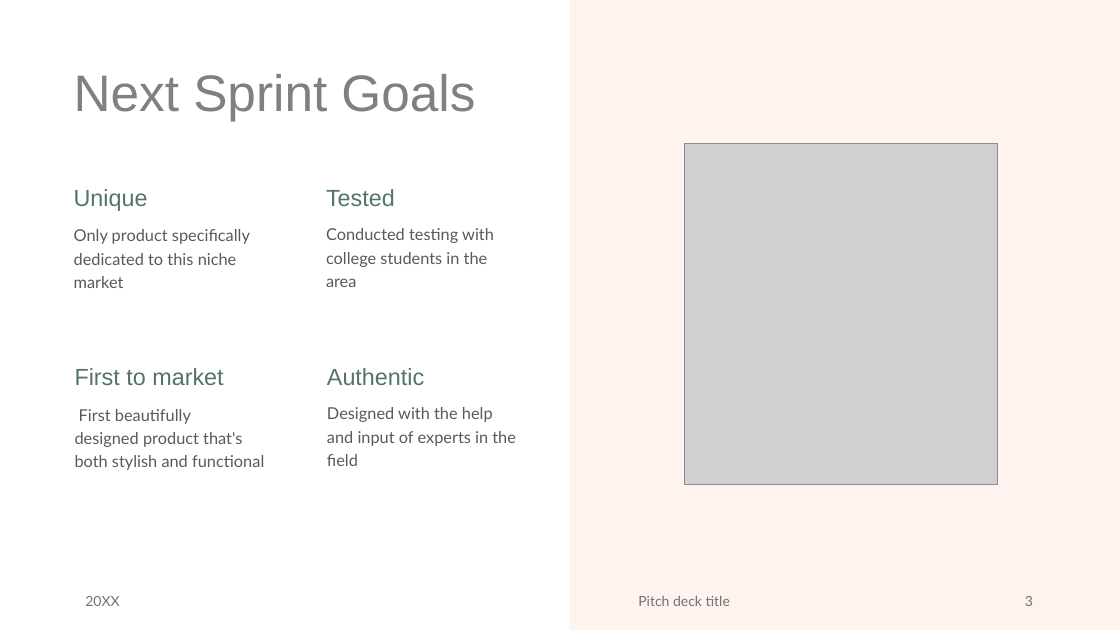
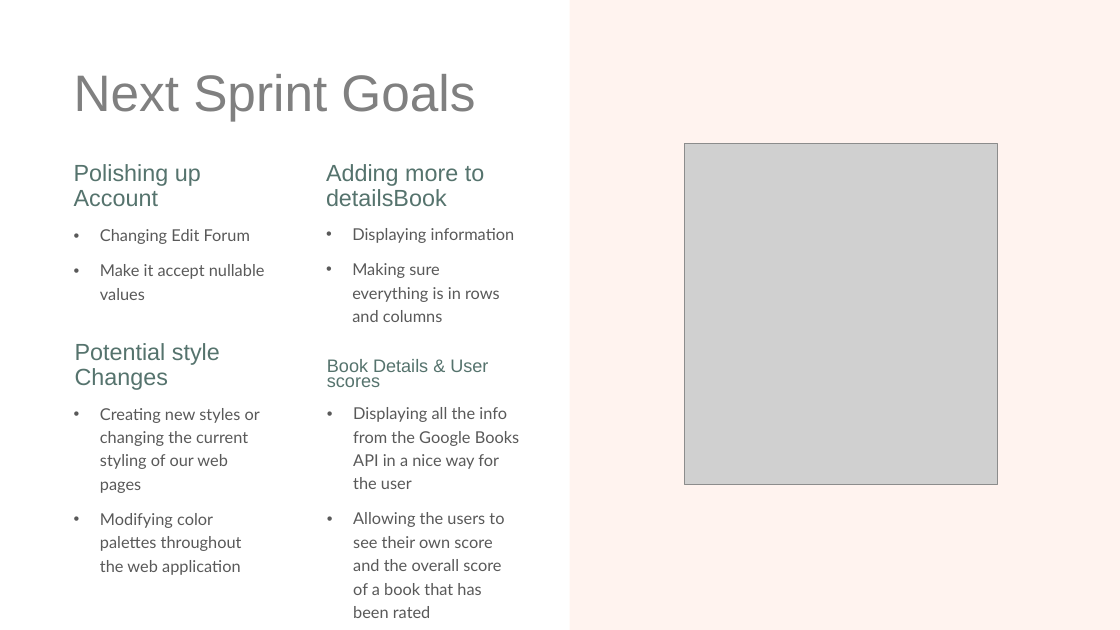
Before and after one commit to TouC001/group-project, a slide deck: slide 3 of documents/Sprint 12 Presentation.pptx. Drawn at 1120x630 pixels with LibreOffice and Linux fonts; fonts in the diff are those of the drawing; grey boxes stand for pictures. Boxes give left, top, right and bottom in pixels: in the first picture for what was removed or moved away, otherwise in the second. Text is boxed around its words. In the diff, an @@ line names an element or a change of style, - is before the commit and + after.

```diff
--- a/documents/Sprint 12 Presentation.pptx
+++ b/documents/Sprint 12 Presentation.pptx
@@ text at [74, 164, 201, 206]: text changed @@
-Unique
+Polishing up Account
@@ text at [326, 164, 484, 206]: text changed @@
-Tested
+Adding more to detailsBook
@@ text at [100, 229, 265, 300]: text changed @@
-Only product specifically dedicated to this niche market
+• Changing Edit Forum
+• Make it accept nullable values
@@ text at [352, 228, 515, 322]: text changed @@
-Conducted testing with college students in the area
+• Displaying information
+• Making sure everything is in rows and columns
@@ text at [75, 343, 220, 390]: text changed @@
-First to market
+Potential style Changes
@@ text at [327, 359, 488, 387]: text changed; size 20 to 15.5 pt @@
-Authentic
+Book Details & User scores
@@ text at [100, 408, 260, 575]: text changed @@
-First beautifully designed product that's both stylish and functional
+• Creating new styles or changing the current styling of our web pages
+• Modifying color palettes throughout the web application
@@ text at [353, 407, 519, 618]: text changed @@
-Designed with the help and input of experts in the field
+• Displaying all the info from the Google Books API in a nice way for the user
+• Allowing the users to see their own score and the overall score of a book that has been rated
@@ text removed at [85, 596, 119, 606] @@
-20XX
@@ text removed at [638, 596, 730, 606] @@
-Pitch deck title
@@ page number removed at [1025, 596, 1033, 606] @@
-3
```
Also in this commit, not shown: 3 other slides changed, 1 other file.
